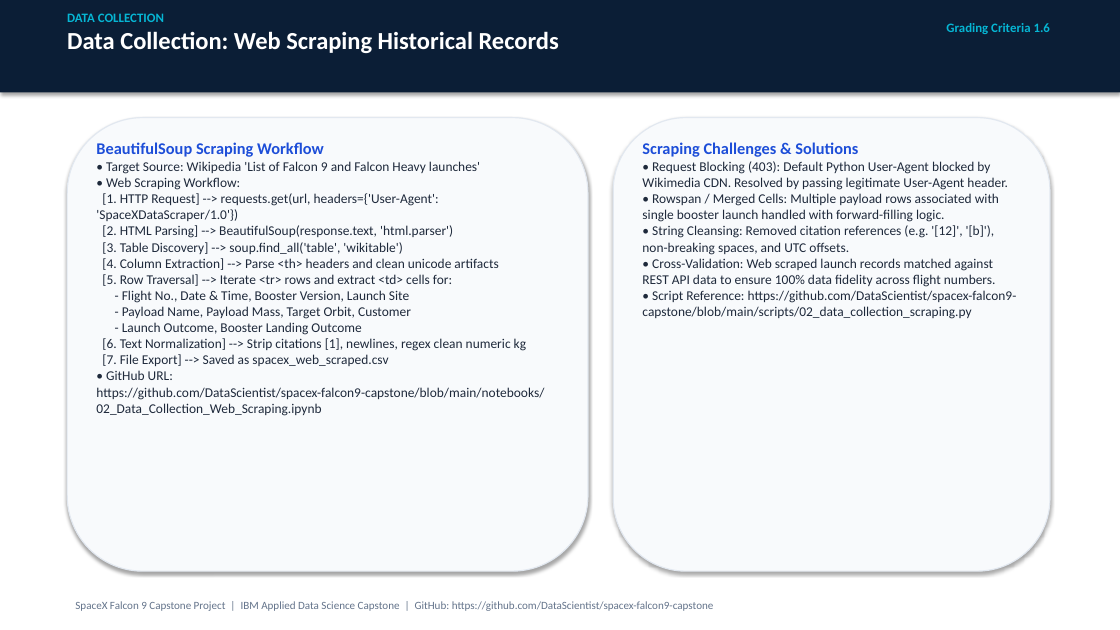
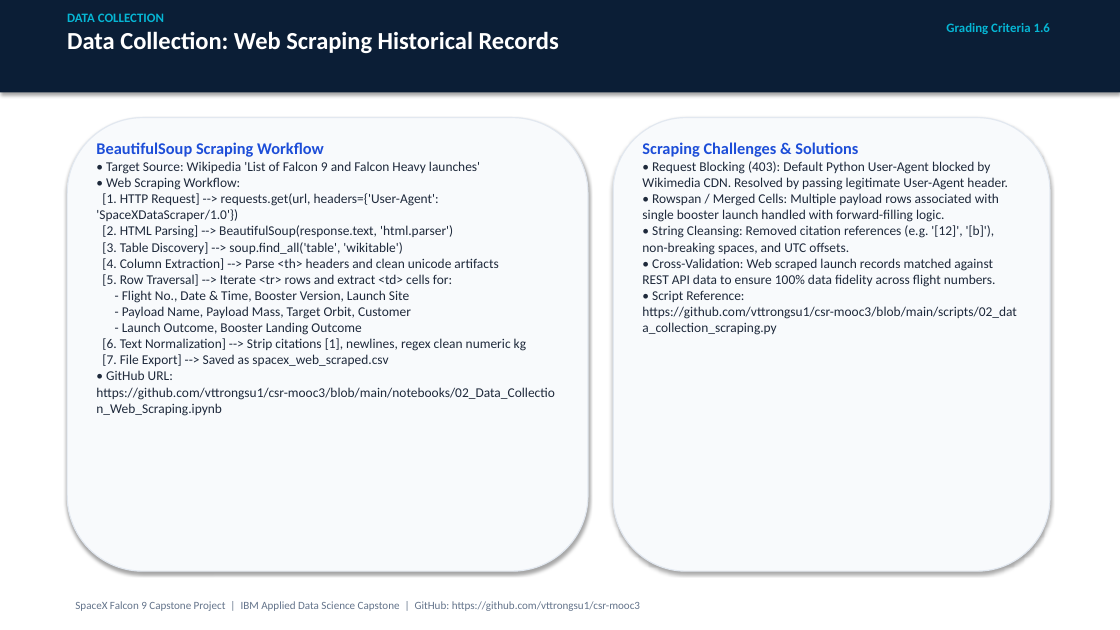
Before and after one commit to vttrongsu1/csr-mooc3, a slide deck: slide 5 of Data Science Capstone Project Report.pptx. Drawn at 1120x630 pixels with LibreOffice and Linux fonts; fonts in the diff are those of the drawing. Boxes give left, top, right and bottom in pixels: in the first picture for what was removed or moved away, otherwise in the second. Text is boxed around its words. In the diff, an @@ line names an element or a change of style, - is before the commit and + after.

```diff
--- a/Data Science Capstone Project Report.pptx
+++ b/Data Science Capstone Project Report.pptx
@@ text at (642, 291, 1017, 335): text changed @@
-• Script Reference: https://github.com/DataScientist/spacex-falcon9-capstone/blob/main/scripts/02_data_collection_scraping.py
+• Script Reference: https://github.com/vttrongsu1/csr-mooc3/blob/main/scripts/02_data_collection_scraping.py
@@ text at (96, 370, 554, 416): text changed @@
-• GitHub URL: https://github.com/DataScientist/spacex-falcon9-capstone/blob/main/notebooks/02_Data_Collection_Web_Scraping.ipynb
+• GitHub URL: https://github.com/vttrongsu1/csr-mooc3/blob/main/notebooks/02_Data_Collection_Web_Scraping.ipynb
@@ text at (75, 601, 640, 611): text changed @@
-SpaceX Falcon 9 Capstone Project | IBM Applied Data Science Capstone | GitHub: https://github.com/DataScientist/spacex-falcon9-capstone
+SpaceX Falcon 9 Capstone Project | IBM Applied Data Science Capstone | GitHub: https://github.com/vttrongsu1/csr-mooc3
```
Also in this commit, not shown: 20 other slides changed, 4 other files.
